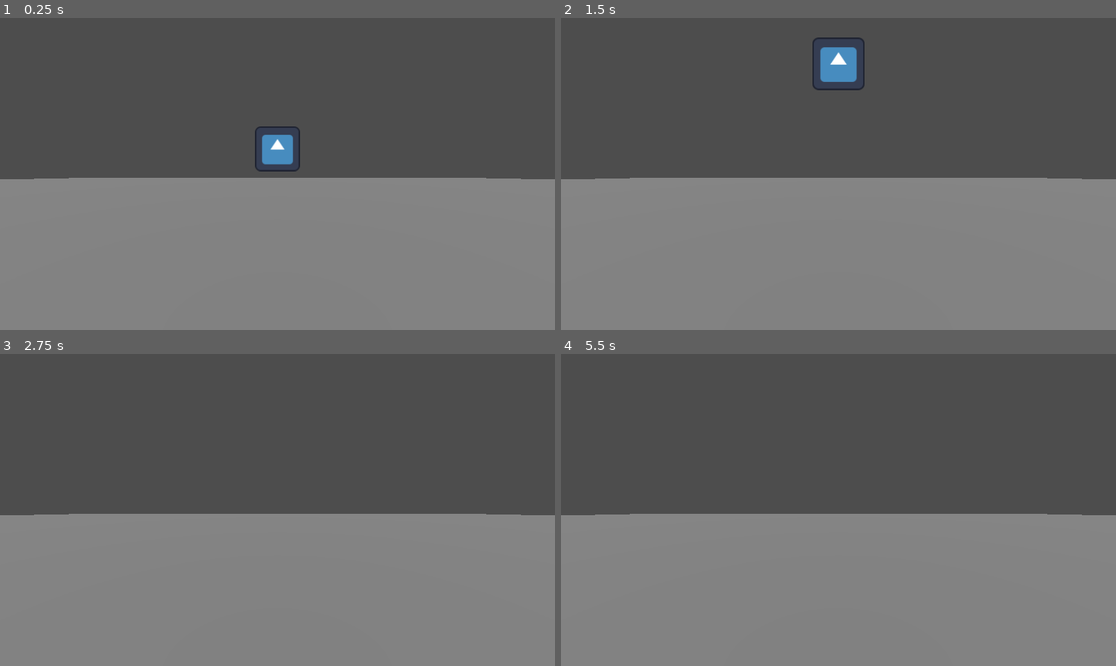
Above: before the commit, frames 1-4 (two rows, left to right).
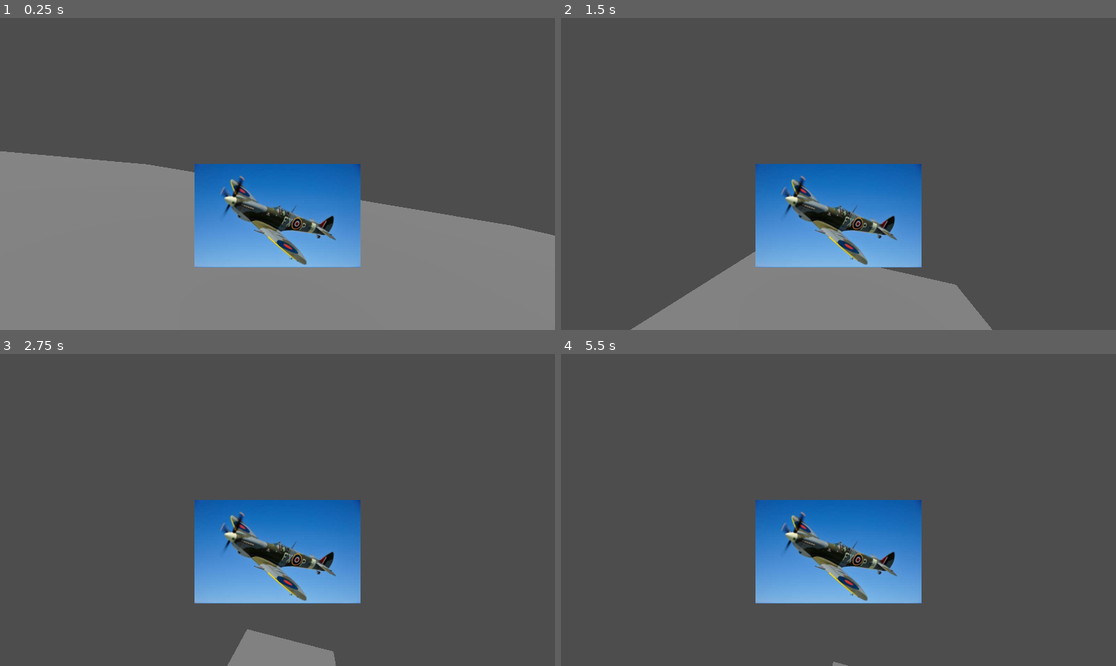
Above: after the commit, the same moments.

Repository: F100cTomas/Flight-Simulator
Game: Godot game, scene res://Scenes/main.tscn
Two runs of this game, one before a commit and one after it. Both use one fixed random seed, a clock stepped at 60 frames per second and the inputs below. The engine's default icon, where the game draws it, is replaced by a stand-in: a white triangle on a blue panel in a dark square.
Inputs:
- Up to frame 1 (0.25 s): no input
- Up to frame 2 (1.5 s): tap Enter at 0.5 s; tap Space at 0.6, 0.77, 1.07, 1.35 s
- Up to frame 3 (2.75 s): tap Space at 1.52, 1.82, 2.1 s
- Up to frame 4 (5.5 s): tap Space at 2.85, 3.02, 3.32, 3.6, 3.77, 4.07, 4.35, 4.52, 4.82, 5, 5.1 s

The runs differ from the first frame. In frame 1, 17% of the frame differs, in the area x 0-100%, y 34-80%; in frame 2, 41%; in frame 3, 48%; in frame 4, 50%, in the area x 0-100%, y 46-100%.

Commit message:
Spitfire

Diff:
--- /dev/null
+++ b/Scenes/airplane.tscn
@@ -0,0 +1,16 @@
+[gd_scene load_steps=3 format=3 uid="uid://dho1yxqxxkqv3"]
+
+[ext_resource type="Texture2D" uid="uid://7ltkd3lnx36p" path="res://Assets/Textures/spitfire.jpg" id="1_e23q5"]
+
+[sub_resource type="CylinderShape3D" id="CylinderShape3D_mvmcs"]
+height = 1.0
+radius = 1.0
+
+[node name="Airplane" type="CharacterBody3D"]
+
+[node name="CollisionShape3D" type="CollisionShape3D" parent="."]
+transform = Transform3D(0.996799, -0.0382124, 0.0702256, 0.0269315, 0.987534, 0.155083, -0.0752762, -0.152695, 0.985402, 0, 0, 0)
+shape = SubResource("CylinderShape3D_mvmcs")
+
+[node name="Sprite3D" type="Sprite3D" parent="."]
+texture = ExtResource("1_e23q5")
--- a/Scenes/main.tscn
+++ b/Scenes/main.tscn
@@ -1,9 +1,7 @@
-[gd_scene load_steps=6 format=3 uid="uid://c6umuero4euoj"]
+[gd_scene load_steps=5 format=3 uid="uid://c6umuero4euoj"]
 
-[ext_resource type="Script" path="res://Scripts/rigid_body_3d.gd" id="1_ec3xf"]
-[ext_resource type="Texture2D" uid="uid://cr2edsm1onand" path="res://icon.svg" id="1_x7uua"]
-
-[sub_resource type="SphereShape3D" id="SphereShape3D_ssjdn"]
+[ext_resource type="PackedScene" uid="uid://dho1yxqxxkqv3" path="res://Scenes/airplane.tscn" id="1_8o1ir"]
+[ext_resource type="Script" path="res://Scripts/airplane.gd" id="2_tnxyh"]
 
 [sub_resource type="WorldBoundaryShape3D" id="WorldBoundaryShape3D_h4jkp"]
 
@@ -12,18 +10,12 @@
 
 [node name="Node3D" type="Node3D"]
 
-[node name="RigidBody3D" type="RigidBody3D" parent="."]
-transform = Transform3D(1, 0, 0, 0, 1, 0, 0, 0, 1, 0, 1, 0)
-script = ExtResource("1_ec3xf")
+[node name="Airplane" parent="." instance=ExtResource("1_8o1ir")]
+transform = Transform3D(0.975528, -0.154509, 0.156434, 0.156434, 0.987688, 0, -0.154509, 0.0244717, 0.987688, 0, 0, 0)
+script = ExtResource("2_tnxyh")
 
-[node name="CollisionShape3D" type="CollisionShape3D" parent="RigidBody3D"]
-shape = SubResource("SphereShape3D_ssjdn")
-
-[node name="Sprite3D" type="Sprite3D" parent="RigidBody3D"]
-texture = ExtResource("1_x7uua")
-
-[node name="Camera3D" type="Camera3D" parent="."]
-transform = Transform3D(1, 0, 0, 0, 1, 0, 0, 0, 1, 0, 0, 5.7958)
+[node name="Camera3D" type="Camera3D" parent="Airplane"]
+transform = Transform3D(1, 0, 0, 0, 1, 0, 0, 0, 1, 0, 1.18191, 5.7958)
 
 [node name="StaticBody3D" type="StaticBody3D" parent="."]
 transform = Transform3D(1, 0, 0, 0, 1, 0, 0, 0, 1, 0, -1, 0)
--- /dev/null
+++ b/Scripts/airplane.gd
@@ -0,0 +1,13 @@
+extends CharacterBody3D
+
+
+const SPEED = 5.0
+const JUMP_VELOCITY = 4.5
+
+
+func _physics_process(delta: float) -> void:
+	# Add the gravity.
+	if not is_on_floor():
+		velocity += get_gravity() * delta
+	velocity += global_rotation * SPEED
+	move_and_slide()
--- a/Scripts/rigid_body_3d.gd
+++ /dev/null
@@ -1,7 +0,0 @@
-extends RigidBody3D
-
-
-func _input(event: InputEvent) -> void:
-	if event is InputEventKey and event.pressed and event.keycode == KEY_SPACE:
-		linear_velocity.y = 5.0
-		linear_velocity.z = 1.0
Binary file added: Assets/Textures/spitfire.jpg
Not shown, added: Assets/Textures/spitfire.jpg.import
